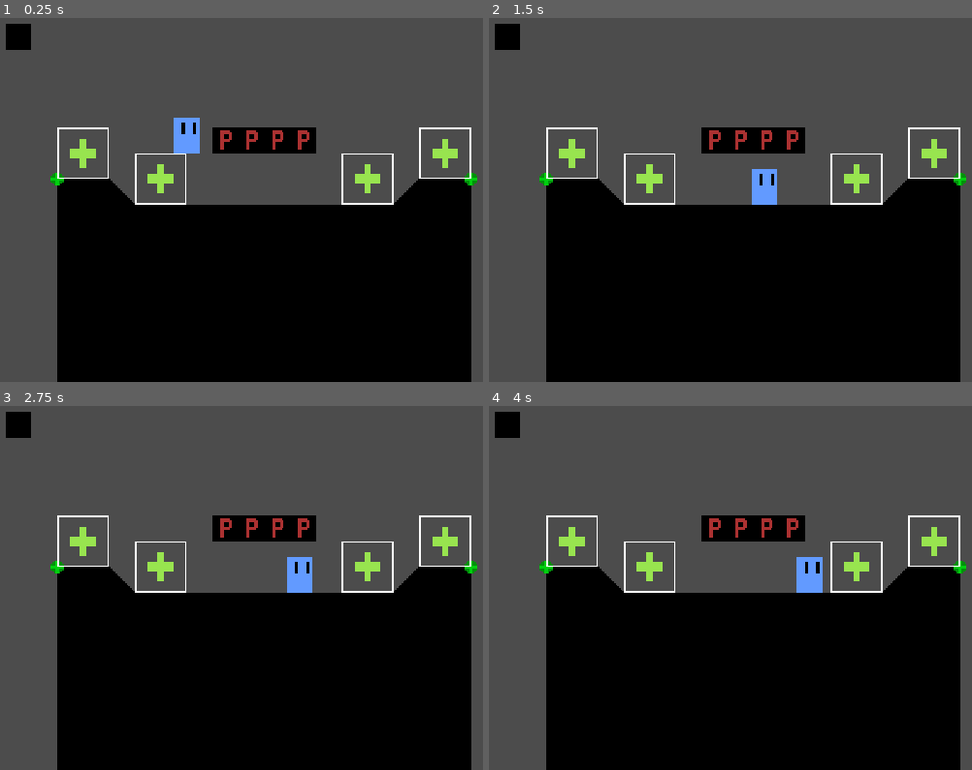
Above: before the commit, frames 1-4 (two rows, left to right).
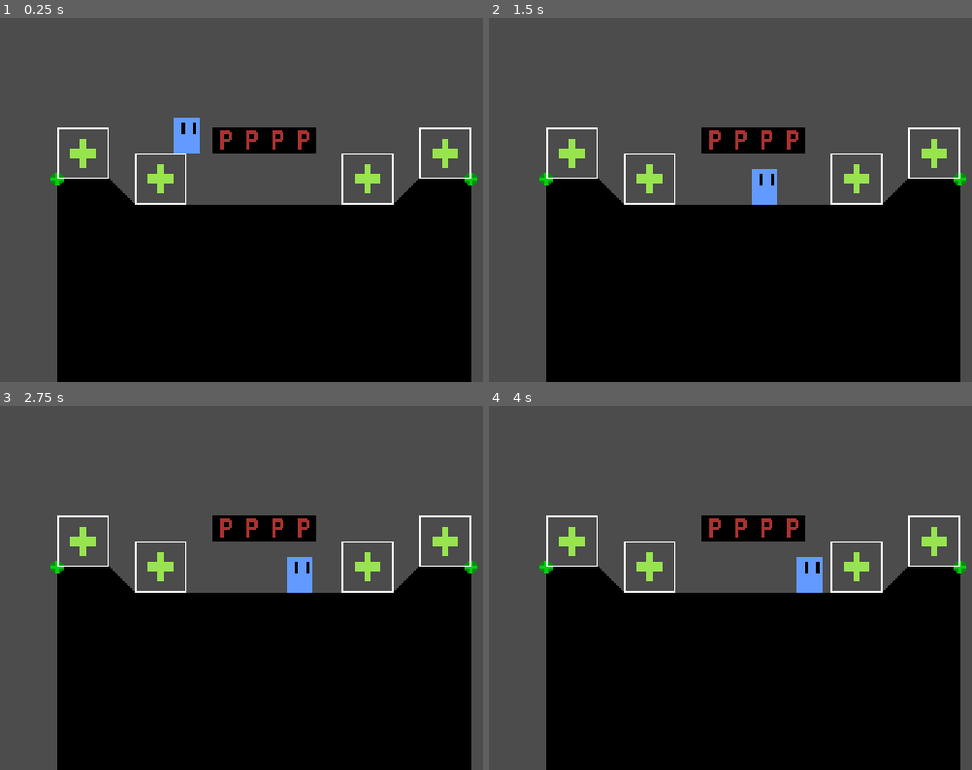
Above: after the commit, the same moments.

Repository: Logn35/SmashBox
Game: Godot game, scene res://Stages/Test Stage.tscn
Same seed, same stepped clock (60 frames per second), same inputs: the game is played once before the commit and once after it.
Inputs:
- Up to frame 1 (0.25 s): no input
- Up to frame 2 (1.5 s): hold D (moveRight) 0.53-1.28 s; hold A (moveLeft) from 1.28 s (still down)
- Up to frame 3 (2.75 s): release A (moveLeft) at 2.03 s; hold D (moveRight) from 2.03 s (still down)
- Up to frame 4 (4 s): release D (moveRight) at 3.53 s; hold A (moveLeft) from 3.53 s (still down)

The runs differ from the first frame. In frame 1, 0.4% of the frame differs, in the area x 1-7%, y 1-9%; in frame 2, 0.4%; in frame 3, 0.4%; in frame 4, 0.4%.

Commit message:
Removed Tile from Test Stage

Diff:
--- a/Stages/Test Stage.tscn
+++ b/Stages/Test Stage.tscn
@@ -9,7 +9,7 @@
 [node name="Test Stage" type="Node2D"]
 
 [node name="SolidTiles" parent="." instance=ExtResource( 1 )]
-tile_data = PoolIntArray( 196613, 0, 0, 589831, 0, 0, 589832, 0, 0, 589833, 2, 0 …(2588 unchanged characters)…
+tile_data = PoolIntArray( 589831, 0, 0, 589832, 0, 0, 589833, 2, 0 …(2588 unchanged characters)…
 
 [node name="Platform Block" parent="." instance=ExtResource( 3 )]
 position = Vector2( 216, 120 )
